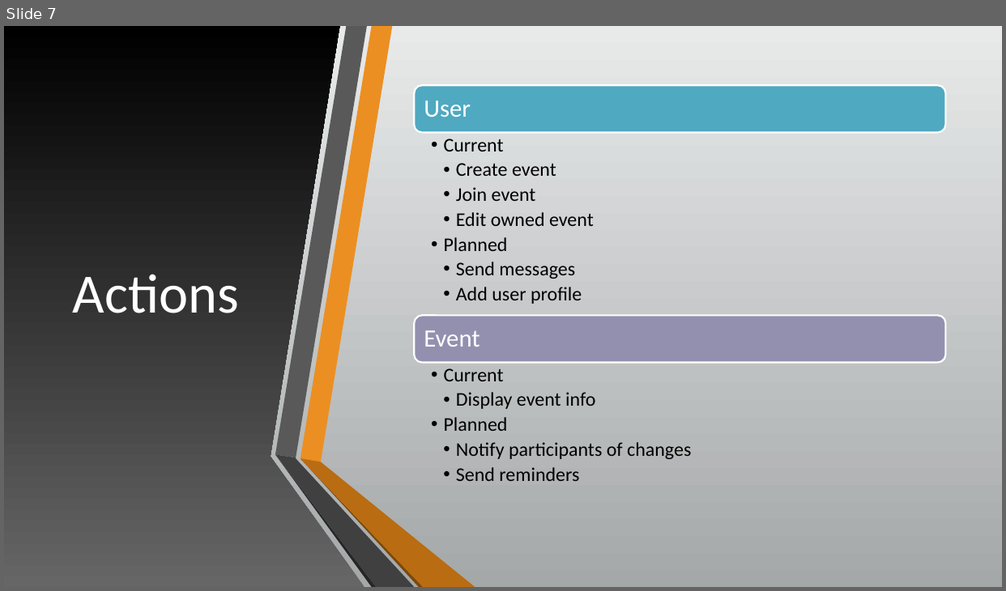
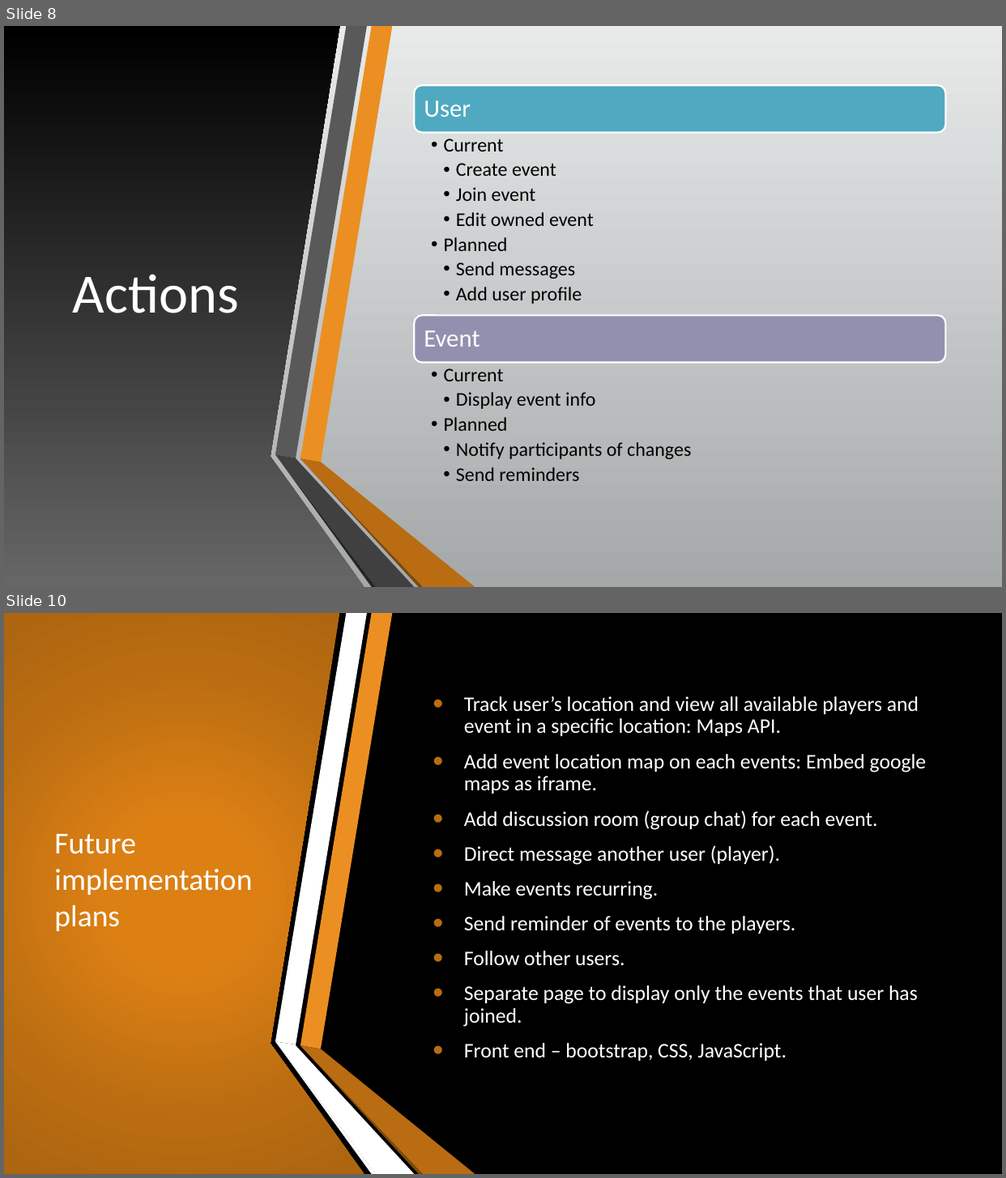
Before and after one commit to yuvrajsubedi59/seniorSeminarProject, a slide deck: Sportiasts-1.pptx. Shown one above the other, each under a label of ours: slide 7 before the commit, slides 8 and 10 after it; the slides between them are not shown. The pictures are 1006x591 and 1006x1178 pixels, drawn with LibreOffice and Linux fonts; fonts in the diff are those of the drawing; background and template pictures are left out. Boxes give left, top, right and bottom in pixels: in the first picture for what was removed or moved away, otherwise in the second. Text is boxed around its words. In the diff, an @@ line names an element or a change of style, - is before the commit and + after.

```diff
--- a/Sportiasts-1.pptx
+++ b/Sportiasts-1.pptx
@@ slide 10 added at box(4, 613, 1002, 1174), background picture (left out); not listed: 3 template elements that a slide beside it also shows @@
@@ rectangle added at box(4, 613, 1002, 1174), fill #000000 @@
@@ freeform shape added at box(4, 613, 364, 1174), fill gradient #DC8014 to #B96C11 to #AD6510 @@
@@ text added at box(464, 696, 927, 1061), 15 pt, text #FFFFFF @@
+• Track user’s location and view all available players and event in a specific location: Maps API.
+• Add event location map on each events: Embed google maps as iframe.
+• Add discussion room (group chat) for each event.
+• Direct message another user (player).
+• Make events recurring.
+• Send reminder of events to the players.
+• Follow other users.
+• Separate page to display only the events that user has joined.
+• Front end – bootstrap, CSS, JavaScript.
@@ title added at box(54, 834, 252, 931), 22 pt, text #FFFFFF @@
+Future implementation plans
@@ freeform shape added at box(16, 1042, 117, 1174), fill #FFFFFF @@
@@ freeform shape added at box(16, 1042, 155, 1174), fill #FFFFFF @@
@@ group added at box(16, 613, 215, 1174): 6 freeform shapes @@
@@ group added at box(275, 613, 475, 1174): 6 freeform shapes @@
@@ what was slide 7 is now slide 8 @@
```
Also in this commit, not shown: 3 slides changed, 1 other slide added.
